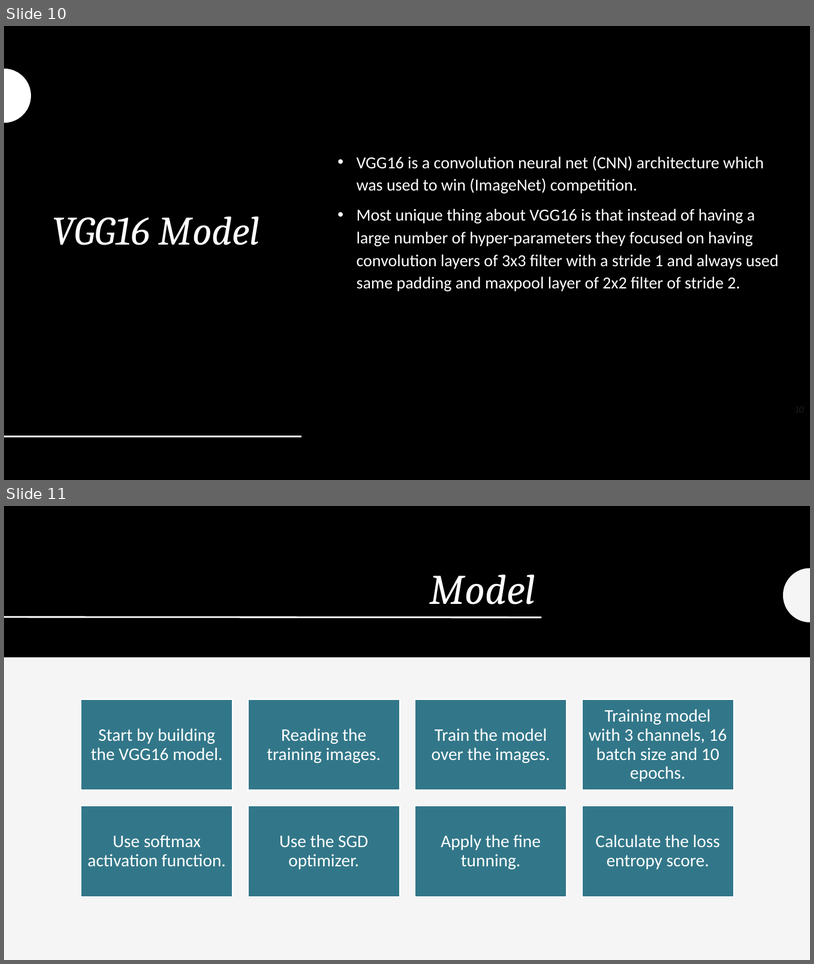
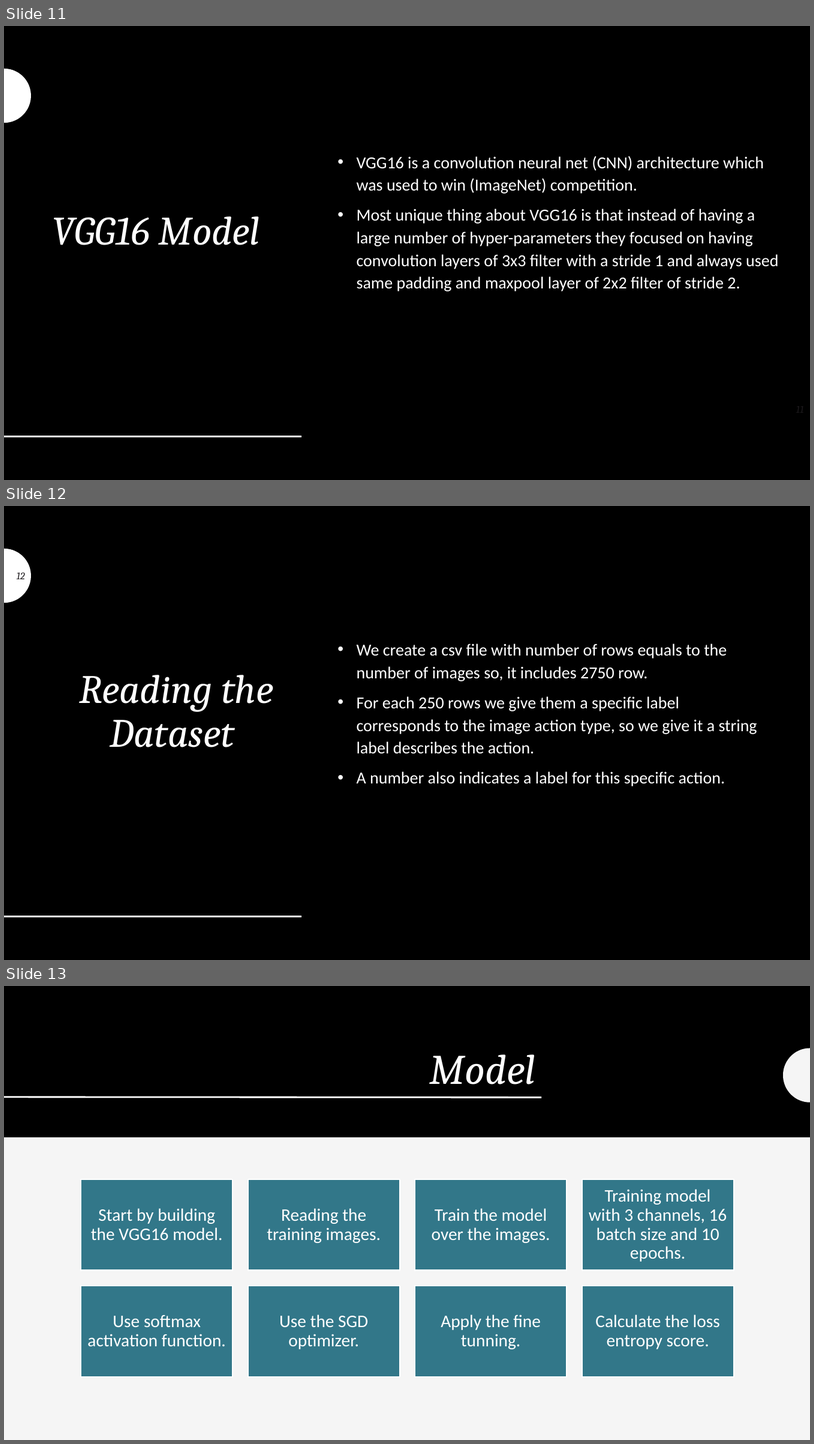
Before and after one commit to NadaLabib/Deep-learning-Project, a slide deck: Presentation Slides.pptx. Shown one above the other, each under a label of ours: slides 10 and 11 before the commit, slides 11, 12 and 13 after it. The pictures are 814x964 and 814x1444 pixels, drawn with LibreOffice and Linux fonts; fonts in the diff are those of the drawing. Boxes give left, top, right and bottom in pixels: in the first picture for what was removed or moved away, otherwise in the second. Text is boxed around its words. In the diff, an @@ line names an element or a change of style, - is before the commit and + after.

```diff
--- a/Presentation Slides.pptx
+++ b/Presentation Slides.pptx
@@ slide 12 added at box(4, 506, 810, 960), background #000000; not listed: 1 template element that a slide beside it also shows @@
@@ rectangle added at box(4, 506, 810, 960), fill #000000 @@
@@ freeform shape added at box(4, 549, 31, 603), fill #FFFFFF @@
@@ page number added at box(17, 572, 25, 579), 12 pt, text #1D1A1D, italic @@
+12
@@ text added at box(357, 643, 758, 786), 20 pt, text #FFFFFF @@
+• We create a csv file with number of rows equals to the number of images so, it includes 2750 row.
+• For each 250 rows we give them a specific label corresponds to the image action type, so we give it a string label describes the action.
+• A number also indicates a label for this specific action.
@@ title added at box(80, 675, 273, 747), 48 pt, text #FFFFFF, italic @@
+Reading the Dataset
@@ line added from (4, 916) to (302, 916), #FFFFFF 2 pt @@
@@ what was slide 10 is now slide 11 @@
@@ what was slide 11 is now slide 13 @@
```
Also in this commit, not shown: 2 other slides added.
